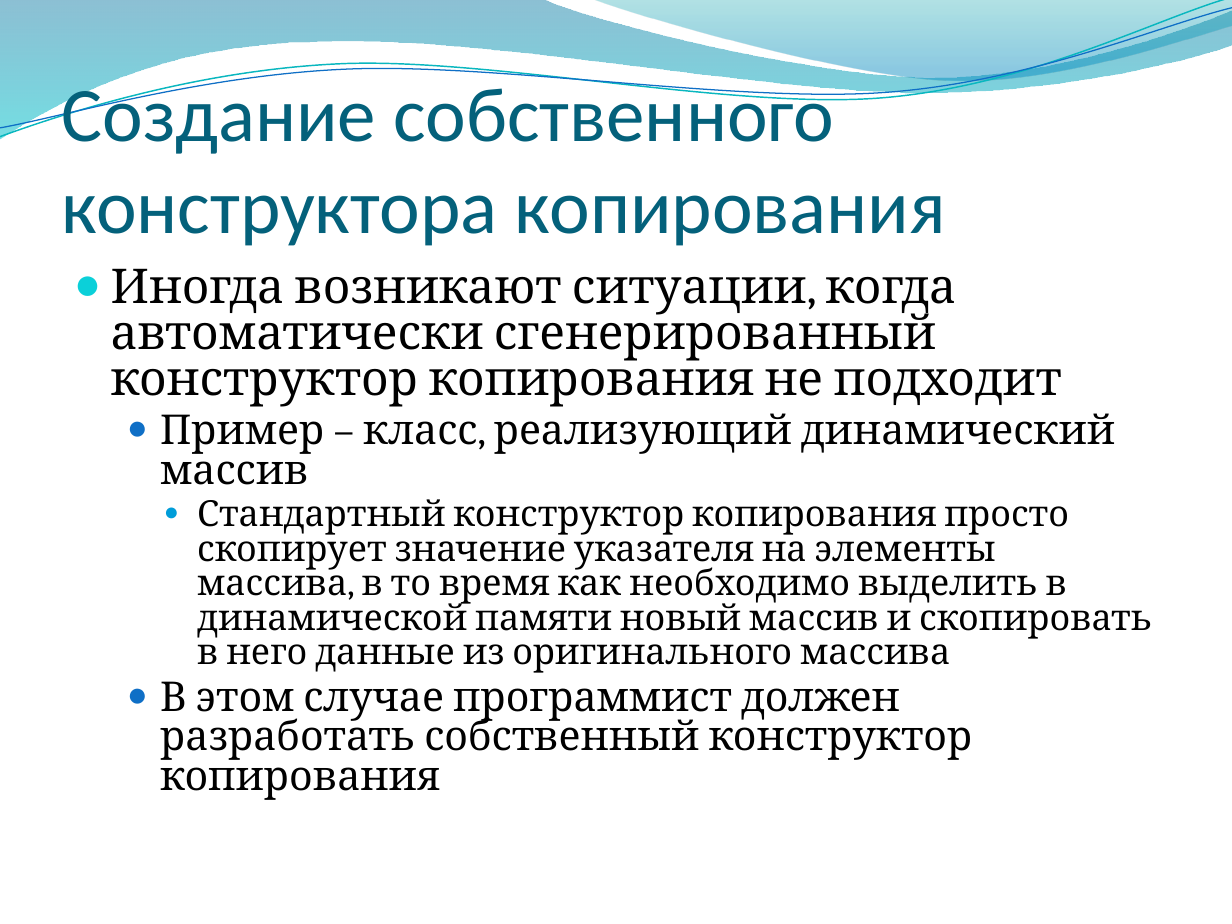
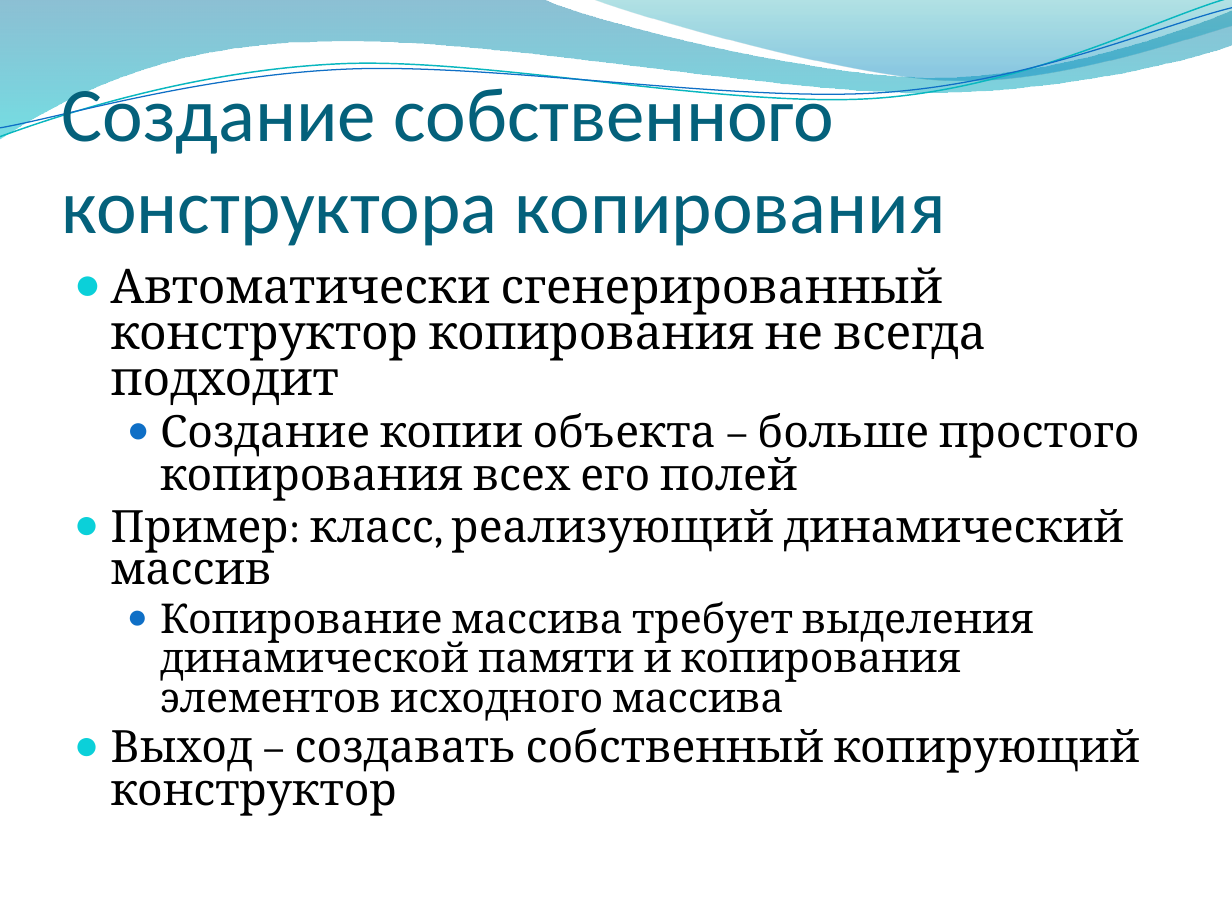
Before and after one commit to alexey-malov/oop, a slide deck: slide 63 of lectures/02/Основы ООП.pptx. Drawn at 1232x924 pixels with LibreOffice and Linux fonts; fonts in the diff are those of the drawing; background and template pictures are left out. Boxes give left, top, right and bottom in pixels: in the first picture for what was removed or moved away, otherwise in the second. Text is boxed around its words. In the diff, an @@ line names an element or a change of style, - is before the commit and + after.

Commit message:
Доработана лекция, добавлены примеры по основам классов

```diff
--- a/lectures/02/Основы ООП.pptx
+++ b/lectures/02/Основы ООП.pptx
@@ text at <box>111,267,1140,816</box>: text changed; size 21 to 26 pt @@
-● Иногда возникают ситуации, когда автоматически сгенерированный конструктор копирования не подходит
-  ● Пример – класс, реализующий динамический массив
-    ● Стандартный конструктор копирования просто скопирует значение указателя на элементы массива, в то время как необходимо выделить в динамической памяти новый массив и скопировать в него данные из оригинального массива
-  ● В этом случае программист должен разработать собственный конструктор копирования
+● Автоматически сгенерированный конструктор копирования не всегда подходит
+  ● Создание копии объекта – больше простого копирования всех его полей
+● Пример: класс, реализующий динамический массив
+  ● Копирование массива требует выделения динамической памяти и копирования элементов исходного массива
+● Выход – создавать собственный копирующий конструктор
```
Also in this commit, not shown: 4 other slides changed, 3 slides added, 2 slides removed, 10 other files.
